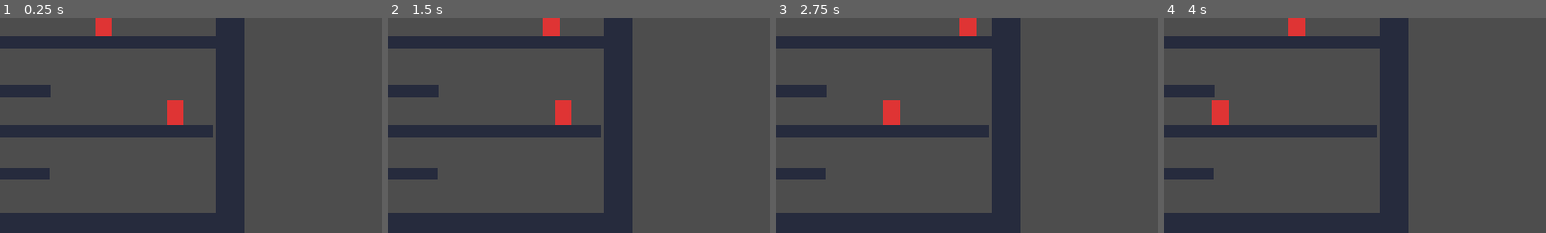
Above: before the commit, frames 1-4 (left to right).
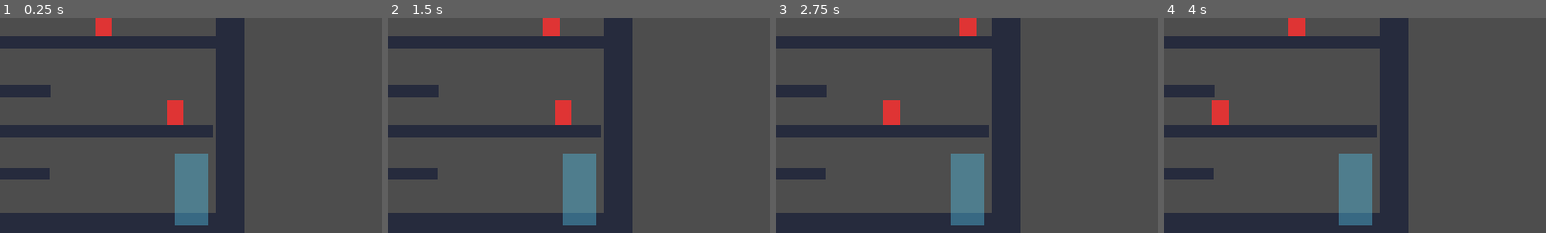
Above: after the commit, the same moments.

Repository: PACarniglia/count-hawk-down
Game: Godot game, scene res://scenes/rooms/05_zig_zag_room.tscn
Same seed, same stepped clock (60 frames per second), same inputs: the game is played once before the commit and once after it. This scene is started directly instead of the project's main scene.
Inputs (mouse positions are % of the whole screen's width and height, from its top left):
- Up to frame 1 (0.25 s): no input
- Up to frame 2 (1.5 s): tap Enter at 0.5 s; move the mouse to (72, 45) at 0.52 s; hold D (move_right) from 0.53 s (still down); click (72, 45) at 0.6 s; tap W (move_jump) at 0.77 s; move the mouse to (30, 55) at 1.27 s; right-click (30, 55) at 1.35 s
- Up to frame 3 (2.75 s): tap W (move_jump) at 1.52 s; move the mouse to (60, 28) at 2.02 s; release D (move_right) at 2.03 s; hold A (move_left) from 2.03 s (still down); click (60, 28) at 2.1 s
- Up to frame 4 (4 s): move the mouse to (45, 70) at 2.77 s; release A (move_left) at 2.78 s; hold D (move_right) from 2.78 s (still down); right-click (45, 70) at 2.85 s; click (45, 70) at 2.92 s; tap W (move_jump) at 3.02, 3.77 s; move the mouse to (80, 65) at 3.52 s; click (80, 65) at 3.6 s
The pictures show only the part of the screen within x 22-72%, y 6-56%; the shares and areas given below are measured in that part.

The runs differ from the first frame. In frame 1, 2.9% of the frame differs, in the area x 45-55%, y 63-97%; in frame 2, 2.9%; in frame 3, 2.9%; in frame 4, 2.9%.

Commit message:
feat(rooms): add reign of fire level

Diff:
--- /dev/null
+++ b/scenes/Rooms/06_reign_of_fire.tscn
@@ -0,0 +1,92 @@
+[gd_scene format=3]
+
+[ext_resource type="Script" path="res://scenes/world/Room.gd" id="1_room"]
+[ext_resource type="PackedScene" path="res://scenes/prefabs/enemy/turret.tscn" id="2_turret"]
+[ext_resource type="PackedScene" path="res://scenes/prefabs/platform/platform.tscn" id="3_platform"]
+[ext_resource type="PackedScene" path="res://scenes/prefabs/doors/Door.tscn" id="4_door"]
+
+[node name="ReignOfFire" type="Node2D"]
+script = ExtResource("1_room")
+room_id = "reign_of_fire"
+
+[node name="Ground" parent="." instance=ExtResource("3_platform")]
+position = Vector2(0, 394)
+platform_size = Vector2(1376, 48)
+platform_color = Color(0.14902, 0.172549, 0.239216, 1)
+
+[node name="Ceiling" parent="." instance=ExtResource("3_platform")]
+position = Vector2(0, -374)
+platform_size = Vector2(1376, 48)
+platform_color = Color(0.14902, 0.172549, 0.239216, 1)
+
+[node name="WallLeft" parent="." instance=ExtResource("3_platform")]
+position = Vector2(-664, 10)
+rotation = 1.5708
+platform_size = Vector2(816, 48)
+platform_color = Color(0.14902, 0.172549, 0.239216, 1)
+
+[node name="WallRight" parent="." instance=ExtResource("3_platform")]
+position = Vector2(664, 10)
+rotation = 1.5708
+platform_size = Vector2(816, 48)
+platform_color = Color(0.14902, 0.172549, 0.239216, 1)
+
+[node name="CameraAnchor" type="Marker2D" parent="."]
+position = Vector2(0, 10)
+
+[node name="EntryPointLeft" type="Marker2D" parent="."]
+position = Vector2(-600, 352)
+
+[node name="EntryPointRight" type="Marker2D" parent="."]
+position = Vector2(609, 343)
+
+[node name="DoorToZigZag" parent="." instance=ExtResource("4_door")]
+position = Vector2(-600, 330)
+target_room_id = "zig_zag"
+target_entry_id = "EntryPointRight"
+
+[node name="Platform1" parent="." instance=ExtResource("3_platform")]
+position = Vector2(-360, 250)
+platform_size = Vector2(360, 20)
+platform_color = Color(0.14902, 0.172549, 0.239216, 1)
+
+[node name="Platform2" parent="." instance=ExtResource("3_platform")]
+position = Vector2(220, 190)
+platform_size = Vector2(400, 20)
+platform_color = Color(0.14902, 0.172549, 0.239216, 1)
+
+[node name="Platform3" parent="." instance=ExtResource("3_platform")]
+position = Vector2(-100, 100)
+platform_size = Vector2(340, 20)
+platform_color = Color(0.14902, 0.172549, 0.239216, 1)
+
+[node name="Platform4" parent="." instance=ExtResource("3_platform")]
+position = Vector2(390, 20)
+platform_size = Vector2(300, 20)
+platform_color = Color(0.14902, 0.172549, 0.239216, 1)
+
+[node name="Platform5" parent="." instance=ExtResource("3_platform")]
+position = Vector2(-390, -80)
+platform_size = Vector2(330, 20)
+platform_color = Color(0.14902, 0.172549, 0.239216, 1)
+
+[node name="Platform6" parent="." instance=ExtResource("3_platform")]
+position = Vector2(100, -180)
+platform_size = Vector2(420, 20)
+platform_color = Color(0.14902, 0.172549, 0.239216, 1)
+
+[node name="Turret1" parent="." instance=ExtResource("2_turret")]
+position = Vector2(-360, 222)
+state_id = "reign_of_fire_turret_01"
+
+[node name="Turret2" parent="." instance=ExtResource("2_turret")]
+position = Vector2(220, 162)
+state_id = "reign_of_fire_turret_02"
+
+[node name="Turret3" parent="." instance=ExtResource("2_turret")]
+position = Vector2(-100, 72)
+state_id = "reign_of_fire_turret_03"
+
+[node name="Turret4" parent="." instance=ExtResource("2_turret")]
+position = Vector2(100, -208)
+state_id = "reign_of_fire_turret_04"
--- a/scenes/rooms/05_zig_zag_room.tscn
+++ b/scenes/rooms/05_zig_zag_room.tscn
@@ -38,12 +38,17 @@
 position = Vector2(-600, 352)
 
 [node name="EntryPointRight" type="Marker2D" parent="." unique_id=806061329]
-position = Vector2(614, -102)
+position = Vector2(609, 343)
 
 [node name="DoorToRanged" parent="." unique_id=1214267379 instance=ExtResource("4_872hs")]
 position = Vector2(-600, 330)
 target_room_id = "ranged"
 target_entry_id = "EntryPointRight"
+
+[node name="DoorToReignOfFire" parent="." instance=ExtResource("4_872hs")]
+position = Vector2(600, 330)
+target_room_id = "reign_of_fire"
+target_entry_id = "EntryPointLeft"
 
 [node name="Platform" parent="." unique_id=521497987 instance=ExtResource("3_s6g5y")]
 position = Vector2(-139, 304)
--- a/scenes/world/RoomManager.gd
+++ b/scenes/world/RoomManager.gd
@@ -27,7 +27,12 @@
 	"zig_zag": {
 		"path": "res://scenes/Rooms/05_zig_zag_room.tscn",
 		"position": Vector2(5120, 0),
-		"neighbors": ["ranged"],
+		"neighbors": ["ranged", "reign_of_fire"],
+	},
+	"reign_of_fire": {
+		"path": "res://scenes/Rooms/06_reign_of_fire.tscn",
+		"position": Vector2(6400, 0),
+		"neighbors": ["zig_zag"],
 	},
 }
 
